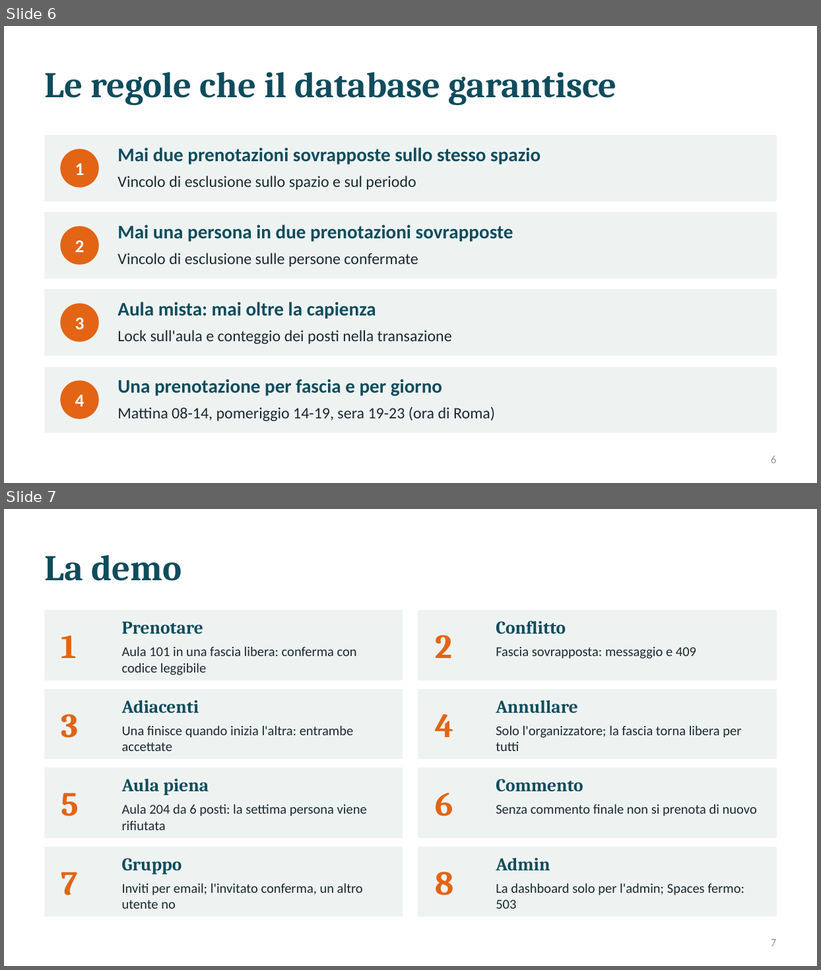
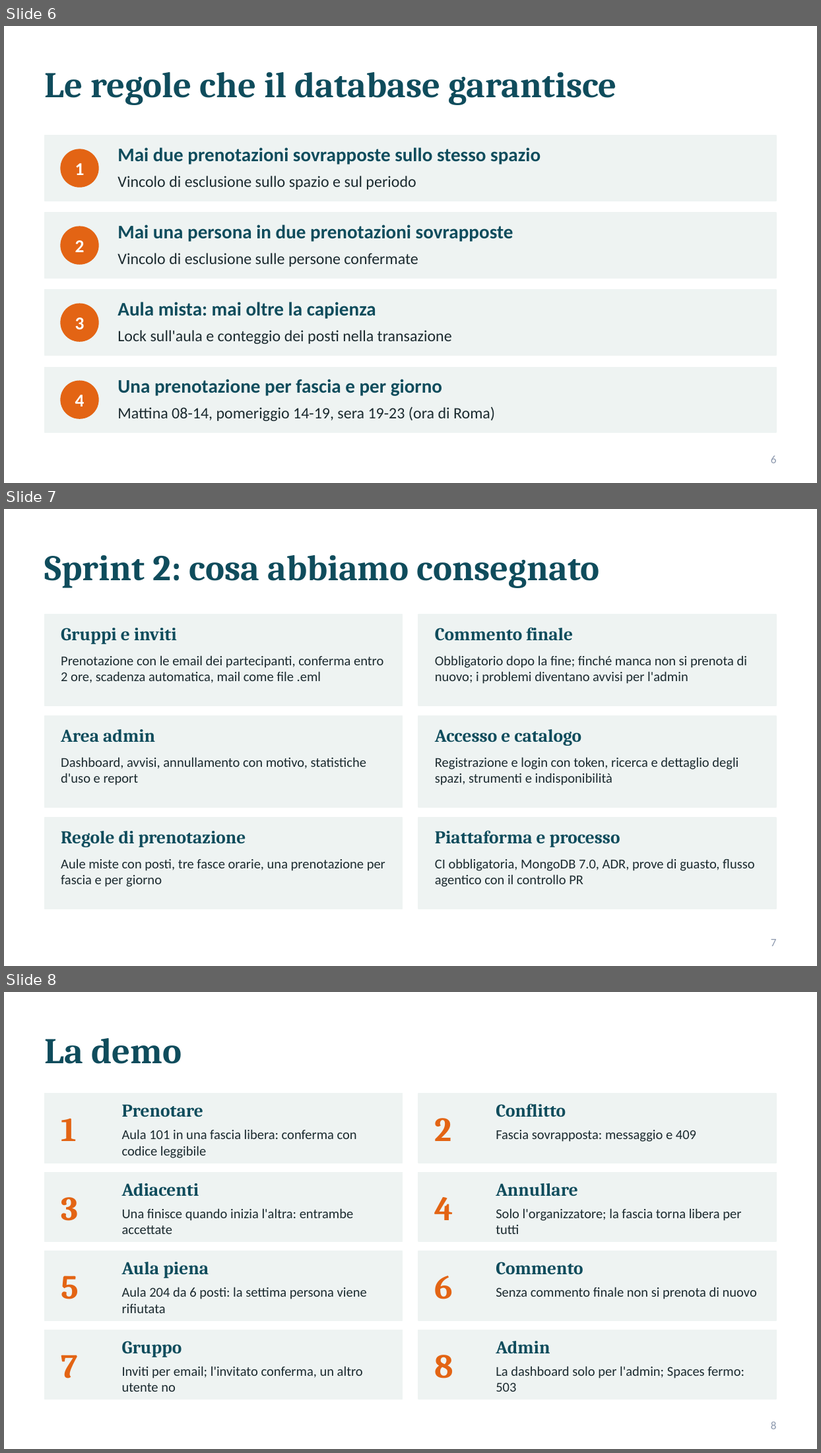
Before and after one commit to loggione-finale/smartcampus, a slide deck: docs/presentation-slides.pptx. Shown one above the other, each under a label of ours: slides 6 and 7 before the commit, slides 6, 7 and 8 after it. The pictures are 821x970 and 821x1453 pixels, drawn with LibreOffice and Linux fonts; fonts in the diff are those of the drawing. Boxes give left, top, right and bottom in pixels: in the first picture for what was removed or moved away, otherwise in the second. Text is boxed around its words. In the diff, an @@ line names an element or a change of style, - is before the commit and + after.

```diff
--- a/docs/presentation-slides.pptx
+++ b/docs/presentation-slides.pptx
@@ slide 7 added at (4, 509, 817, 966), background #FFFFFF @@
@@ title added at (45, 555, 600, 588), 32 pt, text #0F4C5C, bold @@
+Sprint 2: cosa abbiamo consegnato
@@ rectangle added at (45, 615, 403, 706), fill #EEF3F2, outline #EEF3F2 1 pt @@
@@ rectangle added at (418, 615, 776, 706), fill #EEF3F2, outline #EEF3F2 1 pt @@
@@ text added at (435, 627, 573, 641), 16 pt, text #0F4C5C, bold @@
+Commento finale
@@ text added at (61, 628, 177, 644), 16 pt, text #0F4C5C, bold @@
+Gruppi e inviti
@@ text added at (61, 656, 384, 683), 12 pt, text #1B2A2F @@
+Prenotazione con le email dei partecipanti, conferma entro 2 ore, scadenza automatica, mail come file .eml
@@ text added at (435, 656, 747, 684), 12 pt, text #1B2A2F @@
+Obbligatorio dopo la fine; finché manca non si prenota di nuovo; i problemi diventano avvisi per l'admin
@@ rectangle added at (45, 716, 403, 807), fill #EEF3F2, outline #EEF3F2 1 pt @@
@@ rectangle added at (418, 716, 776, 807), fill #EEF3F2, outline #EEF3F2 1 pt @@
@@ text added at (61, 729, 155, 742), 16 pt, text #0F4C5C, bold @@
+Area admin
@@ text added at (435, 729, 582, 746), 16 pt, text #0F4C5C, bold @@
+Accesso e catalogo
@@ text added at (61, 757, 366, 786), 12 pt, text #1B2A2F @@
+Dashboard, avvisi, annullamento con motivo, statistiche d'uso e report
@@ text added at (435, 757, 739, 786), 12 pt, text #1B2A2F @@
+Registrazione e login con token, ricerca e dettaglio degli spazi, strumenti e indisponibilità
@@ rectangle added at (45, 818, 403, 909), fill #EEF3F2, outline #EEF3F2 1 pt @@
@@ rectangle added at (418, 818, 776, 909), fill #EEF3F2, outline #EEF3F2 1 pt @@
@@ text added at (61, 831, 246, 848), 16 pt, text #0F4C5C, bold @@
+Regole di prenotazione
@@ text added at (435, 830, 620, 848), 16 pt, text #0F4C5C, bold @@
+Piattaforma e processo
@@ text added at (61, 859, 385, 887), 12 pt, text #1B2A2F @@
+Aule miste con posti, tre fasce orarie, una prenotazione per fascia e per giorno
@@ text added at (435, 859, 754, 887), 12 pt, text #1B2A2F @@
+CI obbligatoria, MongoDB 7.0, ADR, prove di guasto, flusso agentico con il controllo PR
@@ page number added at (771, 939, 777, 947), 10 pt, text #8D99AE @@
+7
@@ what was slide 7 is now slide 8 @@
@@ page number at (771, 1422, 777, 1430): text changed @@
-7
+8
```
Also in this commit, not shown: 4 slides changed, 1 other file.
